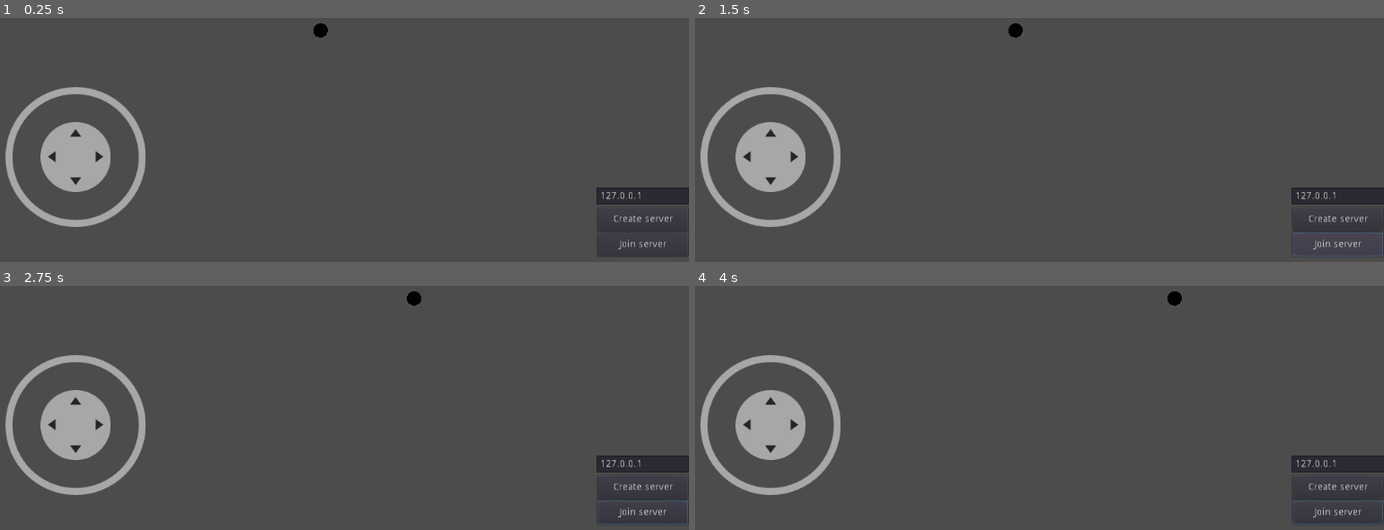
Above: before the commit, frames 1-4 (two rows, left to right).
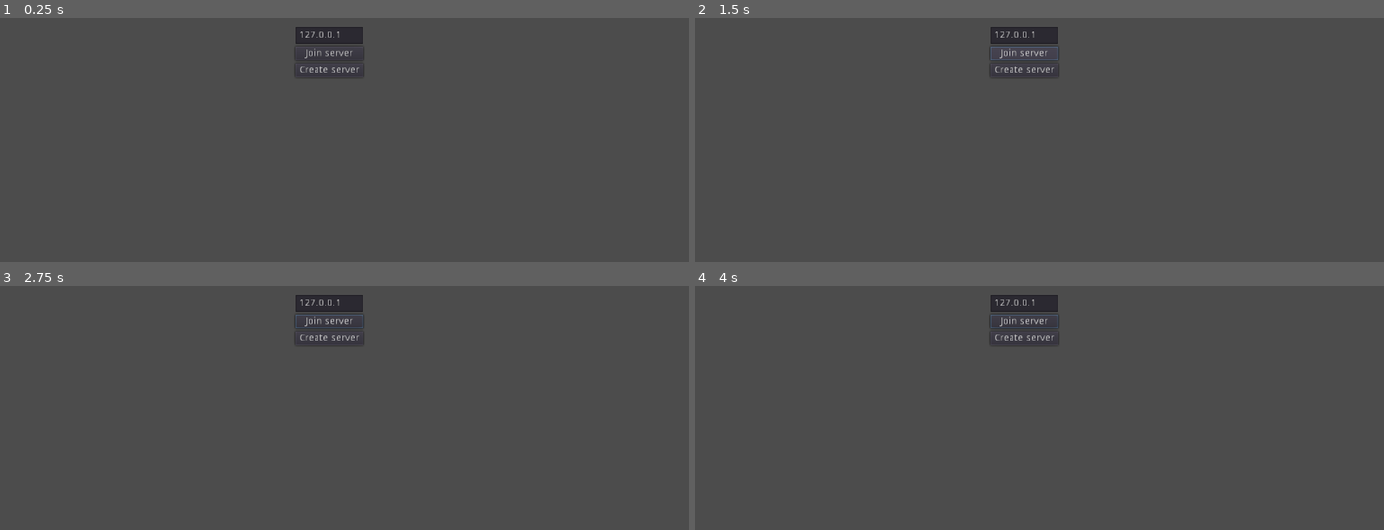
Above: after the commit, the same moments.

Repository: zDonik1/ProjectD
Game: Godot game, scene res://scenes/main.tscn
Two runs of this game, one before a commit and one after it. Both use one fixed random seed, a clock stepped at 60 frames per second and the inputs below. Before the commit the project starts from res://Main.tscn.
Inputs (mouse positions are in pixels of both pictures, inside the frame that each line leads up to):
- Up to frame 1 (0.25 s): no input
- Up to frame 2 (1.5 s): click "Create server" at 0.5 s; click "Join server" at 1.25 s
- Up to frame 3 (2.75 s): move the mouse to (489, 298) at 2.02 s; hold Right (ui_right) from 2.03 s (still down); hold Shift from 2.03 s (still down); click (489, 298) at 2.17 s
- Up to frame 4 (4 s): release Right (ui_right) at 2.75 s; release Shift at 2.75 s; drag from (881, 342) to (991, 403) at 2.77 s; move the mouse to (outside the picture) at 3.52 s; hold Right (ui_right) from 3.53 s (still down); tap Ctrl at 3.6 s

The runs differ from the first frame. In frame 1, 6.3% of the frame differs, in the area x 0-100%, y 2-98%; in frame 2, 6.5%; in frame 3, 6.5%; in frame 4, 6.5%.

Commit message:
feat: organized main scene into main menu and game

Diff:
--- a/3rd/joystick/virtual_joystick.gd
+++ b/3rd/joystick/virtual_joystick.gd
@@ -42,13 +42,13 @@
 var _pressed := false setget , is_pressed
 
 func is_pressed() -> bool:
-    return _pressed
+	return _pressed
 
 # The joystick output.
 var _output := Vector2.ZERO setget , get_output
 
 func get_output() -> Vector2:
-    return _output
+	return _output
 
 #### PRIVATE VARIABLES ####
 
@@ -67,95 +67,95 @@
 #### FUNCTIONS ####
 
 func _ready() -> void:
-    if not OS.has_touchscreen_ui_hint() and visibility_mode == VisibilityMode.TOUCHSCREEN_ONLY:
-        hide()
+	if not OS.has_touchscreen_ui_hint() and visibility_mode == VisibilityMode.TOUCHSCREEN_ONLY:
+		hide()
 
 func _input(event: InputEvent) -> void:
-    if event is InputEventScreenTouch:
-        if event.pressed:
-            if _is_point_inside_joystick_area(event.position) and _touch_index == -1:
-                if joystick_mode == JoystickMode.DYNAMIC or (joystick_mode == JoystickMode.FIXED and _is_point_inside_base(event.position)):
-                    if joystick_mode == JoystickMode.DYNAMIC:
-                        _move_base(event.position)
-                    _touch_index = event.index
-                    _tip.modulate = pressed_color
-                    _update_joystick(event.position)
-                    get_tree().set_input_as_handled()
-        elif event.index == _touch_index:
-            _reset()
-            get_tree().set_input_as_handled()
-    elif event is InputEventScreenDrag:
-        if event.index == _touch_index:
-            _update_joystick(event.position)
-            get_tree().set_input_as_handled()
+	if event is InputEventScreenTouch:
+		if event.pressed:
+			if _is_point_inside_joystick_area(event.position) and _touch_index == -1:
+				if joystick_mode == JoystickMode.DYNAMIC or (joystick_mode == JoystickMode.FIXED and _is_point_inside_base(event.position)):
+					if joystick_mode == JoystickMode.DYNAMIC:
+						_move_base(event.position)
+					_touch_index = event.index
+					_tip.modulate = pressed_color
+					_update_joystick(event.position)
+					get_tree().set_input_as_handled()
+		elif event.index == _touch_index:
+			_reset()
+			get_tree().set_input_as_handled()
+	elif event is InputEventScreenDrag:
+		if event.index == _touch_index:
+			_update_joystick(event.position)
+			get_tree().set_input_as_handled()
 
 func _move_base(new_position: Vector2) -> void:
-    _base.rect_global_position = new_position - _base.rect_pivot_offset * get_global_transform_with_canvas().get_scale()
+	_base.rect_global_position = new_position - _base.rect_pivot_offset * get_global_transform_with_canvas().get_scale()
 
 func _move_tip(new_position: Vector2) -> void:
-    _tip.rect_global_position = new_position - _tip.rect_pivot_offset * _base.get_global_transform_with_canvas().get_scale()
+	_tip.rect_global_position = new_position - _tip.rect_pivot_offset * _base.get_global_transform_with_canvas().get_scale()
 
 func _is_point_inside_joystick_area(point: Vector2) -> bool:
-    var x: bool = point.x >= rect_global_position.x and point.x <= rect_global_position.x + (rect_size.x * get_global_transform_with_canvas().get_scale().x)
-    var y: bool = point.y >= rect_global_position.y and point.y <= rect_global_position.y + (rect_size.y * get_global_transform_with_canvas().get_scale().y)
-    return x and y
+	var x: bool = point.x >= rect_global_position.x and point.x <= rect_global_position.x + (rect_size.x * get_global_transform_with_canvas().get_scale().x)
+	var y: bool = point.y >= rect_global_position.y and point.y <= rect_global_position.y + (rect_size.y * get_global_transform_with_canvas().get_scale().y)
+	return x and y
 
 func _is_point_inside_base(point: Vector2) -> bool:
-    var center : Vector2 = _base.rect_global_position + _base_radius
-    var vector : Vector2 = point - center
-    if vector.length_squared() <= _base_radius.x * _base_radius.x:
-        return true
-    else:
-        return false
+	var center : Vector2 = _base.rect_global_position + _base_radius
+	var vector : Vector2 = point - center
+	if vector.length_squared() <= _base_radius.x * _base_radius.x:
+		return true
+	else:
+		return false
 
 func _update_joystick(touch_position: Vector2) -> void:
-    var center : Vector2 = _base.rect_global_position + _base_radius
-    var vector : Vector2 = touch_position - center
-    vector = vector.clamped(clampzone_size)
+	var center : Vector2 = _base.rect_global_position + _base_radius
+	var vector : Vector2 = touch_position - center
+	vector = vector.clamped(clampzone_size)
 
-    _move_tip(center + vector)
+	_move_tip(center + vector)
 
-    if vector.length_squared() > deadzone_size * deadzone_size:
-        _pressed = true
-        _output = (vector - (vector.normalized() * deadzone_size)) / (clampzone_size - deadzone_size)
-    else:
-        _pressed = false
-        _output = Vector2.ZERO
+	if vector.length_squared() > deadzone_size * deadzone_size:
+		_pressed = true
+		_output = (vector - (vector.normalized() * deadzone_size)) / (clampzone_size - deadzone_size)
+	else:
+		_pressed = false
+		_output = Vector2.ZERO
 
-    if use_input_actions:
-        _update_input_actions()
+	if use_input_actions:
+		_update_input_actions()
 
 func _update_input_actions():
-    if _output.x < 0:
-        Input.action_press(action_left, -_output.x)
-    elif Input.is_action_pressed(action_left):
-        Input.action_release(action_left)
-    if _output.x > 0:
-        Input.action_press(action_right, _output.x)
-    elif Input.is_action_pressed(action_right):
-        Input.action_release(action_right)
-    if _output.y < 0:
-        Input.action_press(action_up, -_output.y)
-    elif Input.is_action_pressed(action_up):
-        Input.action_release(action_up)
-    if _output.y > 0:
-        Input.action_press(action_down, _output.y)
-    elif Input.is_action_pressed(action_down):
-        Input.action_release(action_down)
+	if _output.x < 0:
+		Input.action_press(action_left, -_output.x)
+	elif Input.is_action_pressed(action_left):
+		Input.action_release(action_left)
+	if _output.x > 0:
+		Input.action_press(action_right, _output.x)
+	elif Input.is_action_pressed(action_right):
+		Input.action_release(action_right)
+	if _output.y < 0:
+		Input.action_press(action_up, -_output.y)
+	elif Input.is_action_pressed(action_up):
+		Input.action_release(action_up)
+	if _output.y > 0:
+		Input.action_press(action_down, _output.y)
+	elif Input.is_action_pressed(action_down):
+		Input.action_release(action_down)
 
 func _reset():
-    _pressed = false
-    _output = Vector2.ZERO
-    _touch_index = -1
-    _tip.modulate = _default_color
-    _base.rect_position = _base_default_position
-    _tip.rect_position = _tip_default_position
-    if use_input_actions:
-        if Input.is_action_pressed(action_left) or Input.is_action_just_pressed(action_left):
-            Input.action_release(action_left)
-        if Input.is_action_pressed(action_right) or Input.is_action_just_pressed(action_right):
-            Input.action_release(action_right)
-        if Input.is_action_pressed(action_down) or Input.is_action_just_pressed(action_down):
-            Input.action_release(action_down)
-        if Input.is_action_pressed(action_up) or Input.is_action_just_pressed(action_up):
-            Input.action_release(action_up)
+	_pressed = false
+	_output = Vector2.ZERO
+	_touch_index = -1
+	_tip.modulate = _default_color
+	_base.rect_position = _base_default_position
+	_tip.rect_position = _tip_default_position
+	if use_input_actions:
+		if Input.is_action_pressed(action_left) or Input.is_action_just_pressed(action_left):
+			Input.action_release(action_left)
+		if Input.is_action_pressed(action_right) or Input.is_action_just_pressed(action_right):
+			Input.action_release(action_right)
+		if Input.is_action_pressed(action_down) or Input.is_action_just_pressed(action_down):
+			Input.action_release(action_down)
+		if Input.is_action_pressed(action_up) or Input.is_action_just_pressed(action_up):
+			Input.action_release(action_up)
--- a/Main.tscn
+++ /dev/null
@@ -1,55 +0,0 @@
-[gd_scene load_steps=5 format=2]
-
-[ext_resource path="res://scenes/Player.tscn" type="PackedScene" id=1]
-[ext_resource path="res://3rd/joystick/virtual_joystick.tscn" type="PackedScene" id=2]
-[ext_resource path="res://scenes/PlayerController.tscn" type="PackedScene" id=3]
-[ext_resource path="res://scripts/lobby.gd" type="Script" id=4]
-
-[node name="Main" type="Node"]
-
-[node name="Lobby" type="Node" parent="."]
-script = ExtResource( 4 )
-
-[node name="Player" parent="." instance=ExtResource( 1 )]
-position = Vector2( 499, 269 )
-
-[node name="PlayerController" parent="." instance=ExtResource( 3 )]
-
-[node name="VirtualJoystick" parent="." instance=ExtResource( 2 )]
-
-[node name="CreateServer" type="Button" parent="."]
-anchor_left = 1.0
-anchor_top = 1.0
-anchor_right = 1.0
-anchor_bottom = 1.0
-margin_left = -130.0
-margin_top = -78.0
-margin_right = -1.0
-margin_bottom = -44.0
-text = "Create server"
-
-[node name="JoinServer" type="Button" parent="."]
-anchor_left = 1.0
-anchor_top = 1.0
-anchor_right = 1.0
-anchor_bottom = 1.0
-margin_left = -130.0
-margin_top = -42.0
-margin_right = -1.0
-margin_bottom = -8.0
-text = "Join server"
-
-[node name="LineEdit" type="LineEdit" parent="."]
-anchor_left = 1.0
-anchor_top = 1.0
-anchor_right = 1.0
-anchor_bottom = 1.0
-margin_left = -132.0
-margin_top = -106.0
-margin_right = 1.0
-margin_bottom = -82.0
-text = "127.0.0.1"
-
-[connection signal="pressed" from="CreateServer" to="Lobby" method="create_server"]
-[connection signal="pressed" from="JoinServer" to="Lobby" method="join_server"]
-[connection signal="text_changed" from="LineEdit" to="Lobby" method="_on_LineEdit_text_changed"]
--- a/project.godot
+++ b/project.godot
@@ -111,7 +111,7 @@
 [application]
 
 config/name="DungeonCrawler"
-run/main_scene="res://Main.tscn"
+run/main_scene="res://scenes/main.tscn"
 config/icon="res://icon.png"
 
 [autoload]
--- /dev/null
+++ b/scenes/game.tscn
@@ -0,0 +1,14 @@
+[gd_scene load_steps=4 format=2]
+
+[ext_resource path="res://scenes/Player.tscn" type="PackedScene" id=1]
+[ext_resource path="res://3rd/joystick/virtual_joystick.tscn" type="PackedScene" id=2]
+[ext_resource path="res://scenes/player_controller.tscn" type="PackedScene" id=3]
+
+[node name="Game" type="Node"]
+
+[node name="PlayerController" parent="." instance=ExtResource( 3 )]
+
+[node name="VirtualJoystick" parent="." instance=ExtResource( 2 )]
+
+[node name="Player" parent="." instance=ExtResource( 1 )]
+position = Vector2( 499, 269 )
--- /dev/null
+++ b/scenes/main.tscn
@@ -0,0 +1,11 @@
+[gd_scene load_steps=3 format=2]
+
+[ext_resource path="res://scripts/lobby.gd" type="Script" id=1]
+[ext_resource path="res://scenes/main_menu.tscn" type="PackedScene" id=2]
+
+[node name="Main" type="Node"]
+
+[node name="Lobby" type="Node" parent="."]
+script = ExtResource( 1 )
+
+[node name="MainMenu" parent="." instance=ExtResource( 2 )]
--- /dev/null
+++ b/scenes/main_menu.tscn
@@ -0,0 +1,29 @@
+[gd_scene format=2]
+
+[node name="main" type="CenterContainer"]
+anchor_right = 1.0
+anchor_bottom = 1.0
+
+[node name="VBoxContainer" type="VBoxContainer" parent="."]
+margin_left = 463.0
+margin_top = 264.0
+margin_right = 560.0
+margin_bottom = 336.0
+alignment = 1
+
+[node name="LineEdit" type="LineEdit" parent="VBoxContainer"]
+margin_right = 97.0
+margin_bottom = 24.0
+text = "127.0.0.1"
+
+[node name="JoinServer" type="Button" parent="VBoxContainer"]
+margin_top = 28.0
+margin_right = 97.0
+margin_bottom = 48.0
+text = "Join server"
+
+[node name="CreateServer" type="Button" parent="VBoxContainer"]
+margin_top = 52.0
+margin_right = 97.0
+margin_bottom = 72.0
+text = "Create server"
--- a/scripts/PlayerController.gd
+++ b/scripts/PlayerController.gd
@@ -3,14 +3,14 @@
 onready var possessed = get_node("/root/Main/Player")
 
 func _ready():
-    pass
+	pass
 
 func  _process(delta):
-    possessed.set_move_input(calc_move_input())
+	possessed.set_move_input(calc_move_input())
 
 func _input(event):
-    pass
+	pass
 
 func calc_move_input():
-    return Vector2(Input.get_axis("ui_left", "ui_right"),
-                   Input.get_axis("ui_up", "ui_down"))
+	return Vector2(Input.get_axis("ui_left", "ui_right"),
+				   Input.get_axis("ui_up", "ui_down"))
Renamed: scenes/PlayerController.tscn -> scenes/player_controller.tscn
